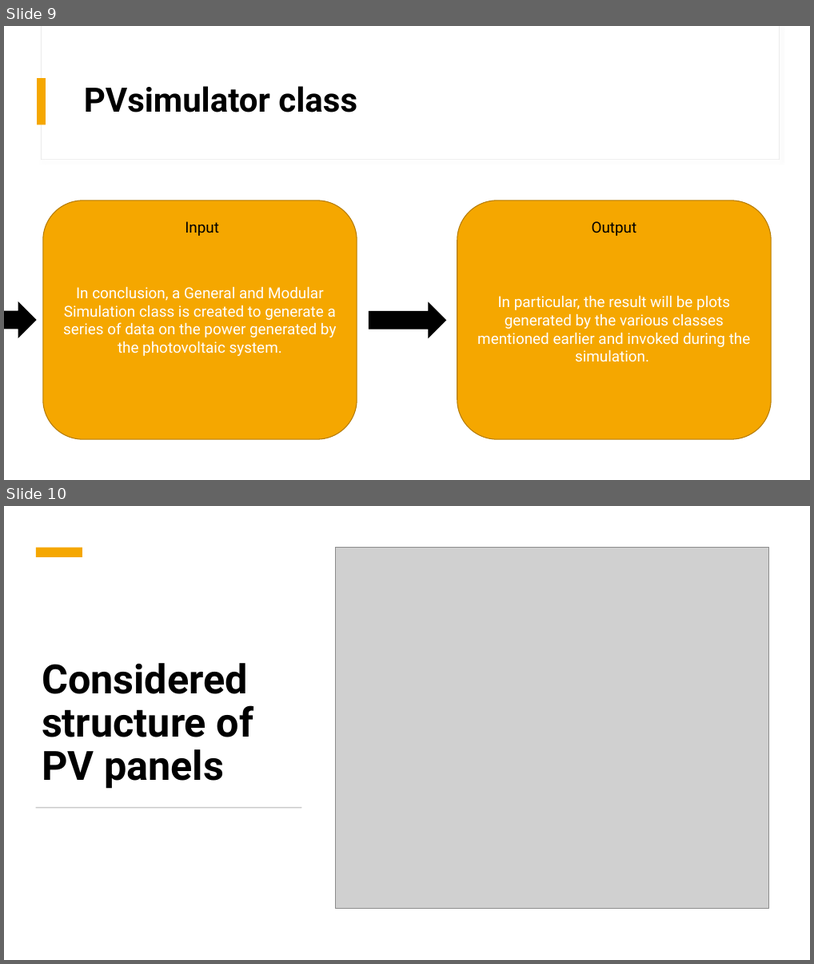
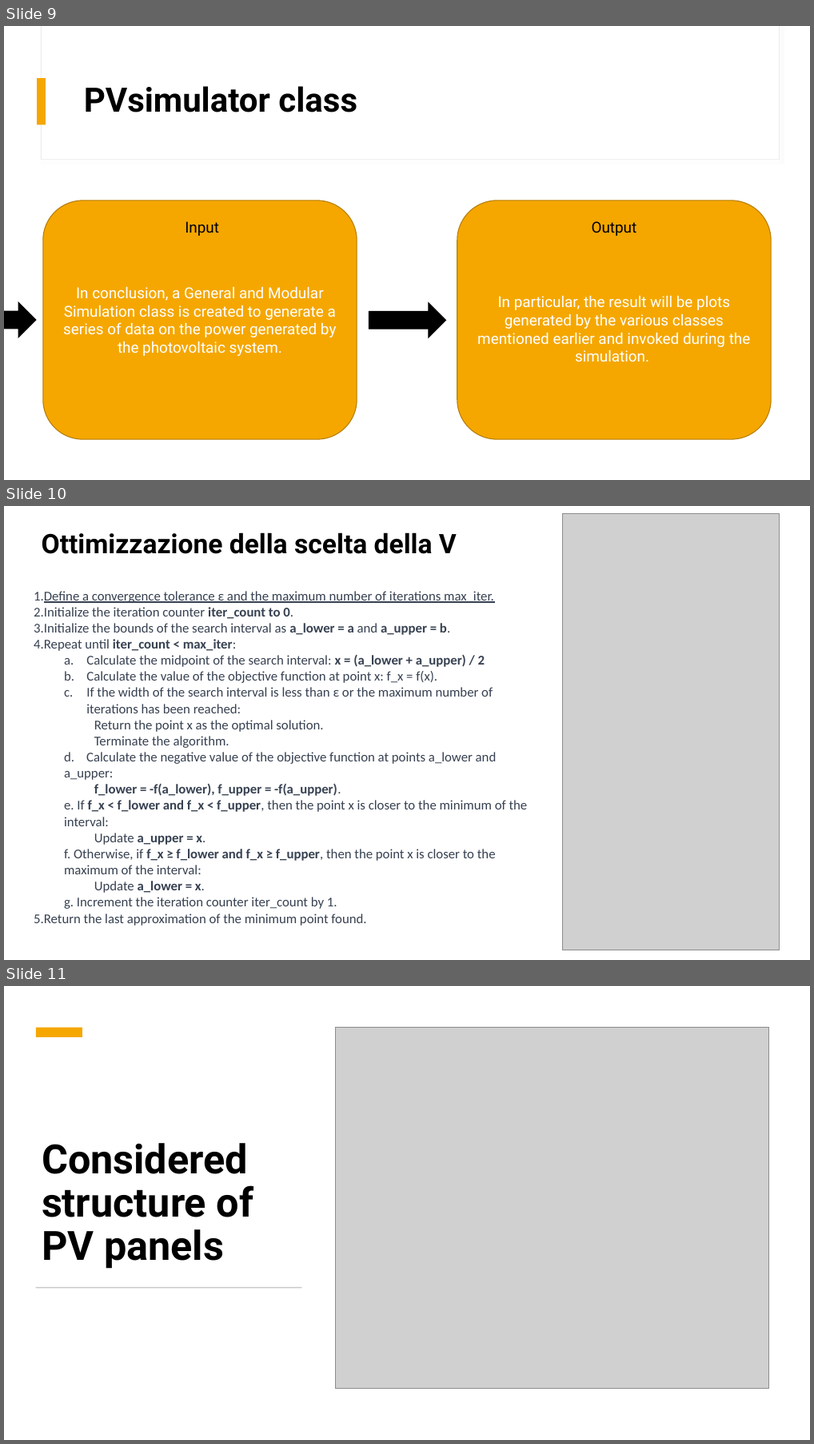
Before and after one commit to mdg217/RenewableEnergyProject, a slide deck: ProgettoRESM.pptx. Shown one above the other, each under a label of ours: slides 9 and 10 before the commit, slides 9, 10 and 11 after it. The pictures are 814x964 and 814x1444 pixels, drawn with LibreOffice and Linux fonts; fonts in the diff are those of the drawing; grey boxes stand for pictures. Boxes give left, top, right and bottom in pixels: in the first picture for what was removed or moved away, otherwise in the second. Text is boxed around its words. In the diff, an @@ line names an element or a change of style, - is before the commit and + after.

Commit message:
[UPDATE] ppt

```diff
--- a/ProgettoRESM.pptx
+++ b/ProgettoRESM.pptx
@@ slide 10 added at <box>4,506,810,960</box>, background #FFFFFF @@
@@ picture added at <box>563,513,779,950</box> @@
@@ title added at <box>42,532,457,554</box>, 32 pt, text #000000, bold @@
+Ottimizzazione della scelta della V
@@ text added at <box>34,591,528,925</box>, 16 pt, text #374151 @@
+1. Define a convergence tolerance ε and the maximum number of iterations max_iter.
+2. Initialize the iteration counter iter_count to 0.
+3. Initialize the bounds of the search interval as a_lower = a and a_upper = b.
+4. Repeat until iter_count < max_iter:
+  a. Calculate the midpoint of the search interval: x = (a_lower + a_upper) / 2
+  b. Calculate the value of the objective function at point x: f_x = f(x).
+  c. If the width of the search interval is less than ε or the maximum number of iterations has been reached:
+    Return the point x as the optimal solution.
+    Terminate the algorithm.
+  d. Calculate the negative value of the objective function at points a_lower and a_upper:
+  f_lower = -f(a_lower), f_upper = -f(a_upper).
+  e. If f_x < f_lower and f_x < f_upper, then the point x is closer to the minimum of the interval:
+  Update a_upper = x.
+  f. Otherwise, if f_x ≥ f_lower and f_x ≥ f_upper, then the point x is closer to the maximum of the interval:
+  Update a_lower = x.
+  g. Increment the iteration counter iter_count by 1.
+5. Return the last approximation of the minimum point found.
@@ what was slide 10 is now slide 11 @@
```
Also in this commit, not shown: 1 other slide added, 1 slide removed, 1 other file.
